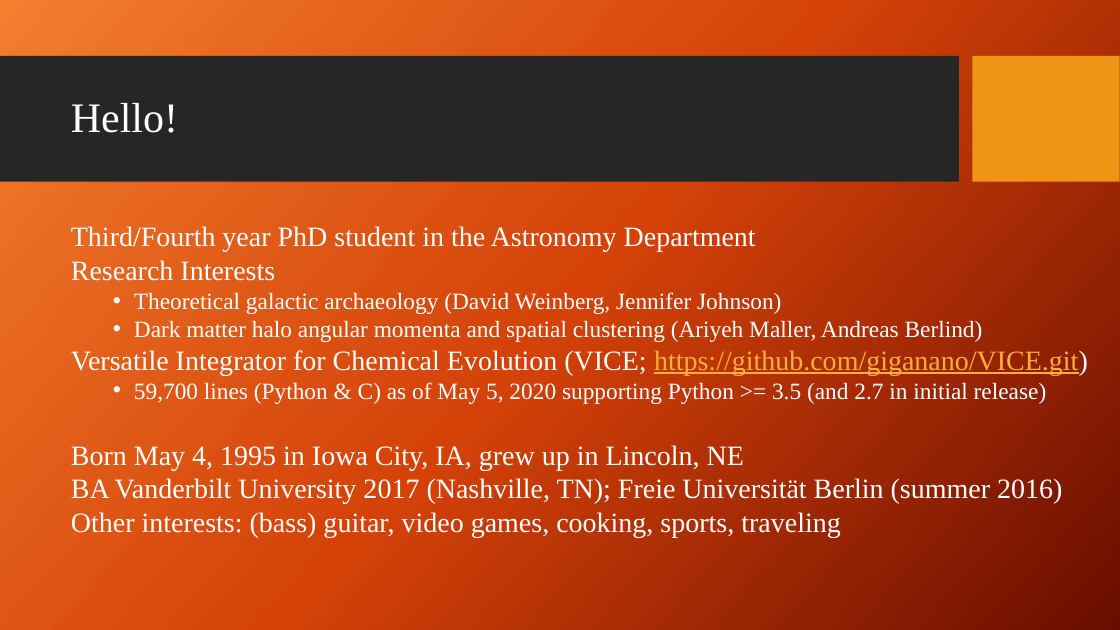
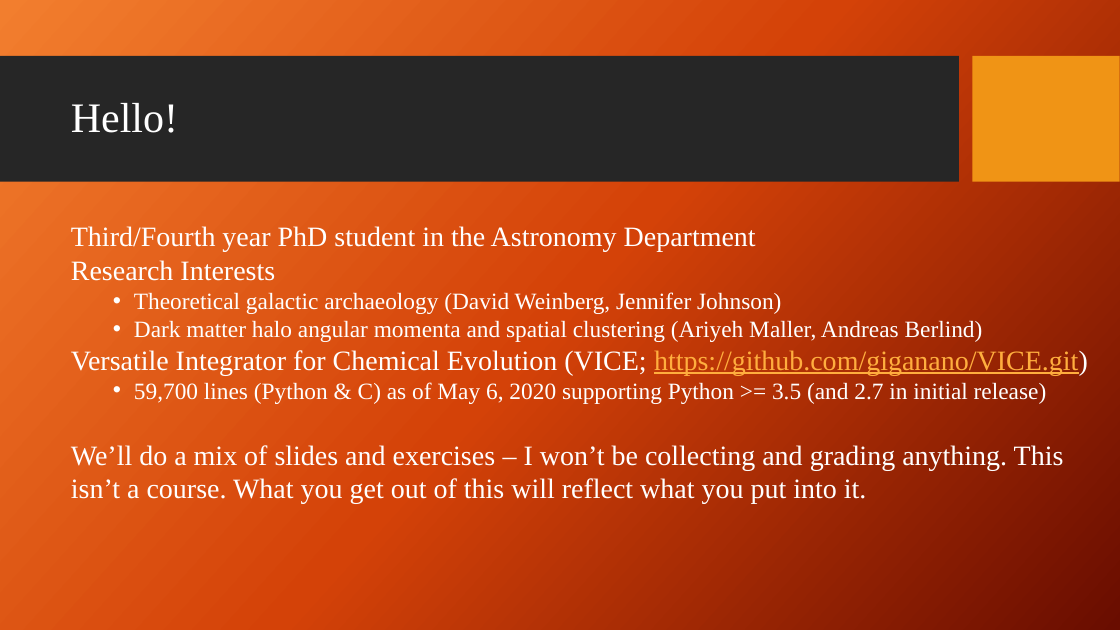
Before and after one commit to giganano/PythonBootcamp, a slide deck: slide 2 of slides/intro.pptx. Drawn at 1120x630 pixels with LibreOffice and Linux fonts; fonts in the diff are those of the drawing; background and template pictures are left out. Boxes give left, top, right and bottom in pixels: in the first picture for what was removed or moved away, otherwise in the second. Text is boxed around its words. In the diff, an @@ line names an element or a change of style, - is before the commit and + after.

Commit message:
slides: terminal, others rounded out ; example directory tree

```diff
--- a/slides/intro.pptx
+++ b/slides/intro.pptx
@@ text at <box>71,382,1064,504</box>: text changed @@
-  • 59,700 lines (Python & C) as of May 5, 2020 supporting Python >= 3.5 (and 2.7 in initial release)
-Born May 4, 1995 in Iowa City, IA, grew up in Lincoln, NE
-BA Vanderbilt University 2017 (Nashville, TN); Freie Universität Berlin (summer 2016)
-Other interests: (bass) guitar, video games, cooking, sports, traveling
+  • 59,700 lines (Python & C) as of May 6, 2020 supporting Python >= 3.5 (and 2.7 in initial release)
+We’ll do a mix of slides and exercises – I won’t be collecting and grading anything. This isn’t a course. What you get out of this will reflect what you put into it.
```
Also in this commit, not shown: 4 other slides changed, 3 slides added, 25 other files.
